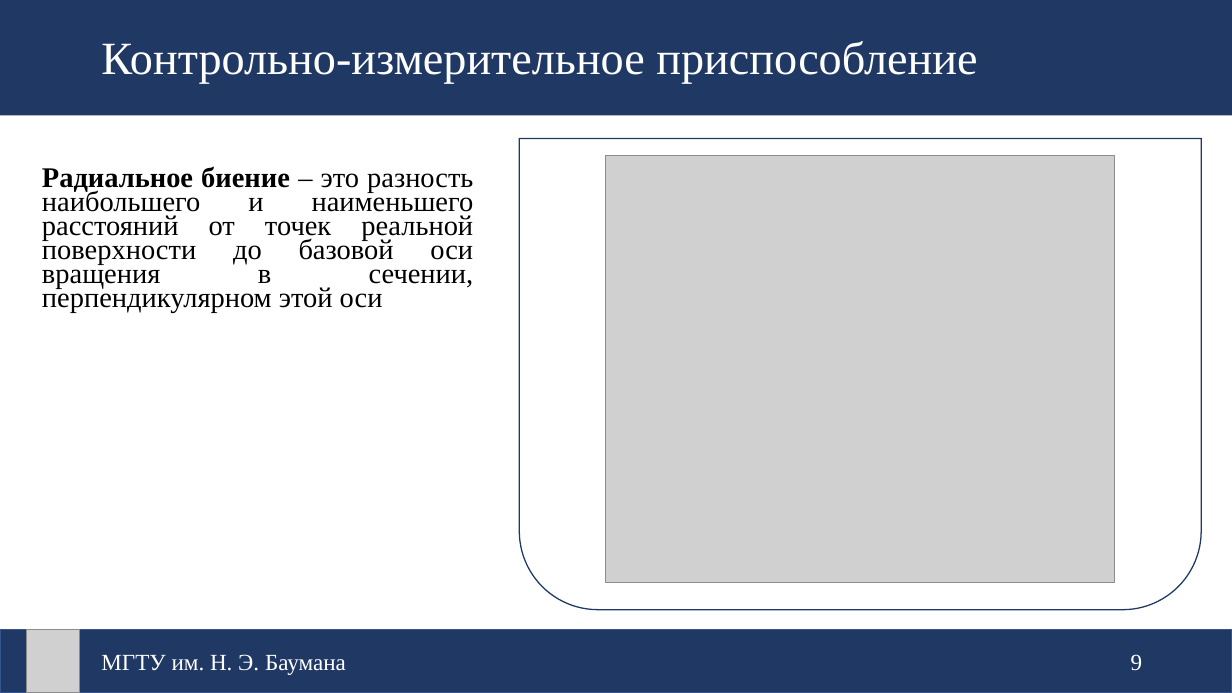
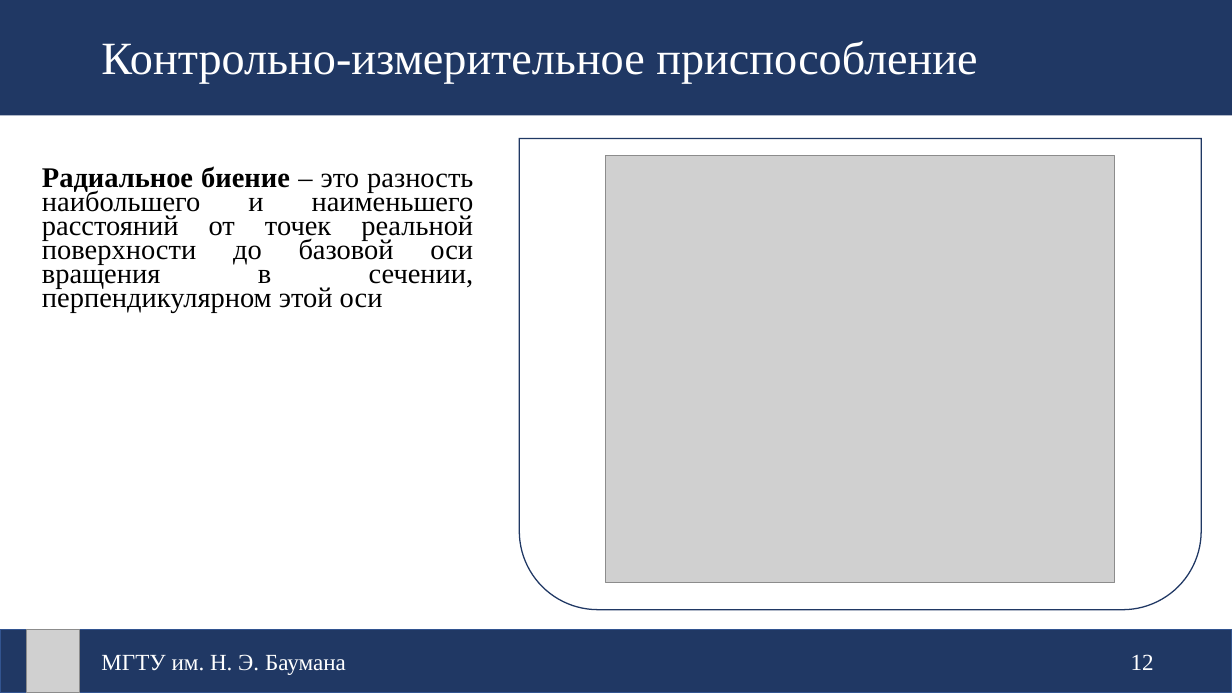
Before and after one commit to FlameDanita/CW_ProdTech, a slide deck: slide 16 of Защита_Широкопетлев.pptx (slide 11 before the commit). Drawn at 1232x693 pixels with LibreOffice and Linux fonts; fonts in the diff are those of the drawing; grey boxes stand for pictures. Boxes give left, top, right and bottom in pixels: in the first picture for what was removed or moved away, otherwise in the second. Text is boxed around its words. In the diff, an @@ line names an element or a change of style, - is before the commit and + after.

```diff
--- a/Защита_Широкопетлев.pptx
+++ b/Защита_Широкопетлев.pptx
@@ text at <box>1131,654,1154,670</box>: text changed @@
-9
+12
```
Also in this commit, not shown: 5 other slides changed, 5 slides added.
